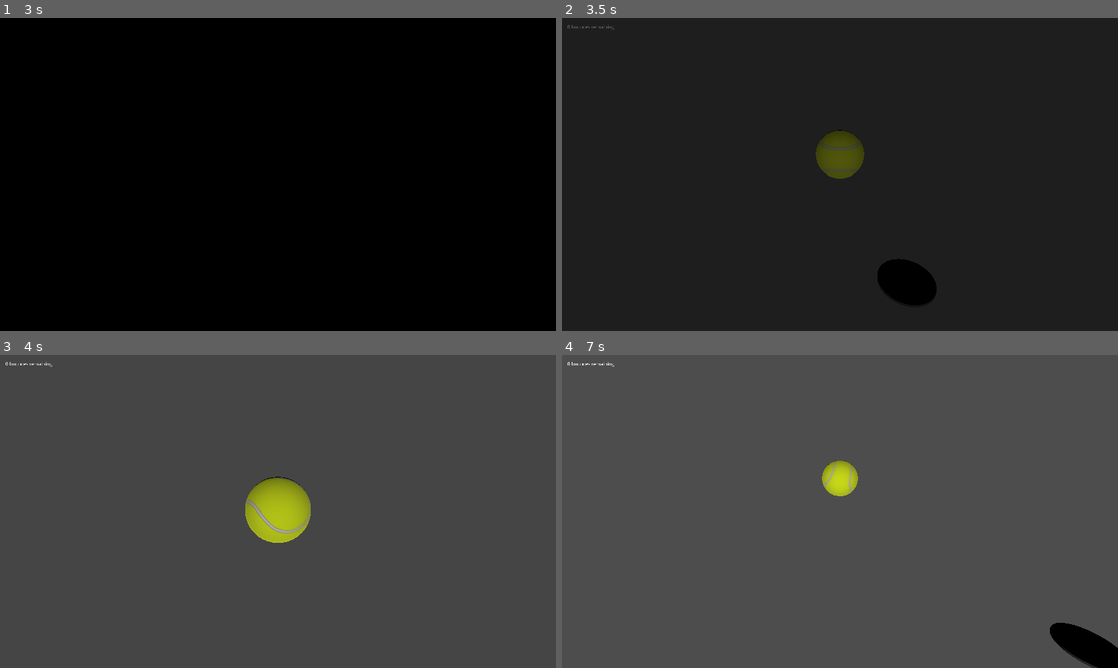
Above: before the commit, frames 1-4 (two rows, left to right).
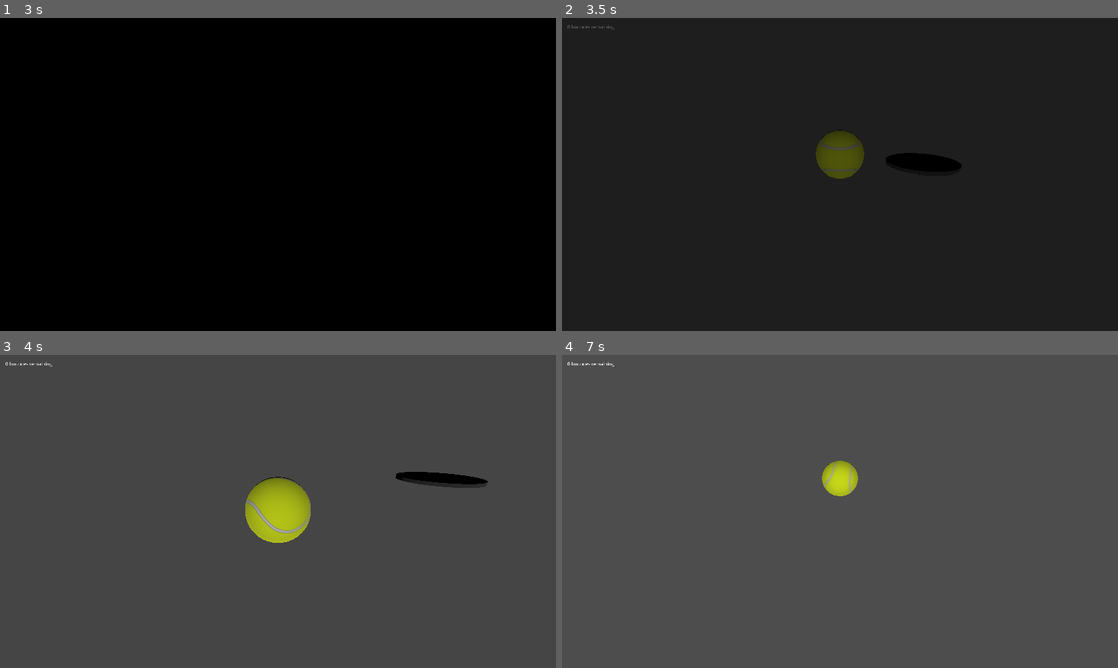
Above: after the commit, the same moments.

Repository: boredchef/bounce-back
Game: Godot game, scene res://Function Scenes (Menu, UI, etc)/Menu/menu.tscn
The game is run twice, just before and just after one commit, with the same random seed, the same clock (stepped at 60 frames per second) and the same inputs.
Inputs (mouse positions are in pixels of both pictures, inside the frame that each line leads up to):
- Up to frame 1 (3 s): click "Play" at 0.5 s; click (55, 143) at 1.25 s; hold D (Right) 2.03-2.78 s; tap Enter at 2.75 s; hold S (Down) from 2.78 s (still down)
- Up to frame 2 (3.5 s): keep holding S (Down)
- Up to frame 3 (4 s): release S (Down) at 3.53 s; hold D (Right) from 3.53 s (still down)
- Up to frame 4 (7 s): release D (Right) at 4.28 s; hold W (Up) 4.28-5.03 s; hold A (Left) 5.03-6.53 s; hold S (Down) from 6.53 s (still down)

Frame 1 is identical in both runs. In frame 2, 1.8% of the frame differs, in the area x 56-72%, y 43-92%; in frame 3, 0.6%; in frame 4, 1.1%.

Commit message:
I am Niko Oneshot and I approve this message II

Diff:
--- a/bounce-back/Elements/Trampoline on God/trampoline_checkpoint.gd
+++ b/bounce-back/Elements/Trampoline on God/trampoline_checkpoint.gd
@@ -3,7 +3,7 @@
 @export var checkpoint = Vector3(0,0,0)
 @export var launch_force = 15
 func _on_area_3d_body_entered(body: Node3D) -> void:
-	if body.name == "player":
+	if body.name == "Player":
 		body.launch(launch_force)
 	if checkpoint != Vector3.ZERO:
 		GameController.respawn_vector = checkpoint
--- a/bounce-back/Levels/level_4.tscn
+++ b/bounce-back/Levels/level_4.tscn
@@ -2,12 +2,72 @@
 
 [ext_resource type="PackedScene" uid="uid://dpyakersvlvjj" path="res://Elements/Player/player.tscn" id="1_ftfcu"]
 [ext_resource type="PackedScene" uid="uid://do028lkniieeb" path="res://level_complete.tscn" id="2_e78ah"]
+[ext_resource type="Script" uid="uid://re5wqeiheebp" path="res://moving_platform.gd" id="3_t60mx"]
+[ext_resource type="Script" uid="uid://d3gxpf1afxhfa" path="res://Elements/Trampoline on God/trampoline_checkpoint.gd" id="4_ujo87"]
+[ext_resource type="Texture2D" uid="uid://b3kc2xyjcq1nj" path="res://Sprites/seamless-curve-lines-motifs-pattern-contemporary-decoration-for-interior-exterior-carpet-textile-garment-cloth-silk-tile-plastic-paper-wrapping-wallpaper-background-ect-vector.jpg" id="5_hvgxt"]
 
 [sub_resource type="WorldBoundaryShape3D" id="WorldBoundaryShape3D_tb2w5"]
+
+[sub_resource type="CylinderShape3D" id="CylinderShape3D_tb2w5"]
+height = 0.07946777
+radius = 0.8876953
+
+[sub_resource type="StandardMaterial3D" id="StandardMaterial3D_47i5a"]
+albedo_texture = ExtResource("5_hvgxt")
+
+[sub_resource type="CylinderMesh" id="CylinderMesh_v8ptl"]
+material = SubResource("StandardMaterial3D_47i5a")
+top_radius = 0.888
+bottom_radius = 0.888
+height = 0.08
+
+[sub_resource type="Animation" id="Animation_jcjkn"]
+length = 0.001
+tracks/0/type = "value"
+tracks/0/imported = false
+tracks/0/enabled = true
+tracks/0/path = NodePath("Path3D/PathFollow3D:progress_ratio")
+tracks/0/interp = 1
+tracks/0/loop_wrap = true
+tracks/0/keys = {
+"times": PackedFloat32Array(0),
+"transitions": PackedFloat32Array(1),
+"update": 0,
+"values": [0.0]
+}
+
+[sub_resource type="Animation" id="Animation_kin2i"]
+resource_name = "move_along_path"
+tracks/0/type = "value"
+tracks/0/imported = false
+tracks/0/enabled = true
+tracks/0/path = NodePath("Path3D/PathFollow3D:progress_ratio")
+tracks/0/interp = 1
+tracks/0/loop_wrap = true
+tracks/0/keys = {
+"times": PackedFloat32Array(0, 1),
+"transitions": PackedFloat32Array(1, 1),
+"update": 0,
+"values": [0.0, 1.0]
+}
+
+[sub_resource type="AnimationLibrary" id="AnimationLibrary_qbj6g"]
+_data = {
+&"RESET": SubResource("Animation_jcjkn"),
+&"move_along_path": SubResource("Animation_kin2i")
+}
+
+[sub_resource type="Curve3D" id="Curve3D_hvgxt"]
+_data = {
+"points": PackedVector3Array(0, 0, 0, 0, 0, 0, 0, 0, 0, 0, 0, 0, 0, 0, 0, 0, 15, 0),
+"tilts": PackedFloat32Array(0, 0)
+}
+point_count = 2
 
 [node name="Level4" type="Node3D" unique_id=719727806]
 
 [node name="Player" parent="." unique_id=526610686 instance=ExtResource("1_ftfcu")]
+transform = Transform3D(1, 0, 0, 0, 1, 0, 0, 0, 1, 0, 9.092548, 2.6119916)
 
 [node name="StaticBody3D" type="StaticBody3D" parent="." unique_id=244245329]
 transform = Transform3D(1, 0, 0, 0, 1, 0, 0, 0, 1, 0, -1.1946962, 0)
@@ -20,3 +80,44 @@
 
 [node name="Area3D" parent="." unique_id=536826463 instance=ExtResource("2_e78ah")]
 transform = Transform3D(1, 0, 0, 0, 1, 0, 0, 0, 1, 6.422295, 0, 0)
+level = 4
+
+[node name="Moving Platform" type="Node3D" parent="." unique_id=1393809622]
+transform = Transform3D(0.999991, -0.004004709, 0.0013808325, 0.004009738, 0.9999853, -0.0036559862, -0.0013661612, 0.003661494, 0.9999924, 0, 1.4452085, 0)
+script = ExtResource("3_t60mx")
+speed = 2.495
+time_to_complete_paths = 13.0
+
+[node name="Trampoline Checkpoint" type="Node3D" parent="Moving Platform" unique_id=96018135]
+script = ExtResource("4_ujo87")
+
+[node name="Area3D" type="Area3D" parent="Moving Platform/Trampoline Checkpoint" unique_id=1467098173]
+transform = Transform3D(1, -5.588845e-10, 2.3283064e-10, -5.1841198e-11, 1, 0, -1.1641532e-10, 0, 0.99999994, 0.0001335293, 0.033300757, -0.00012174947)
+
+[node name="CollisionShape3D" type="CollisionShape3D" parent="Moving Platform/Trampoline Checkpoint/Area3D" unique_id=1111801282]
+transform = Transform3D(1, 0, 0, 0, 1, 0, 0, 0, 1, 0, -0.0016479492, 0)
+shape = SubResource("CylinderShape3D_tb2w5")
+debug_color = Color(0.94364166, 5.4869056e-06, 0.60294896, 0.41960785)
+
+[node name="StaticBody3D" type="StaticBody3D" parent="Moving Platform/Trampoline Checkpoint" unique_id=1542870229]
+transform = Transform3D(1, 0, 0, 0, 1, 0, 0, 0, 1, 0, -0.015981197, 0)
+
+[node name="CollisionShape3D2" type="CollisionShape3D" parent="Moving Platform/Trampoline Checkpoint/StaticBody3D" unique_id=2047712885]
+transform = Transform3D(1, 0, 0, 0, 1, 0, 0, 0, 1, 0, -0.0016479492, 0)
+shape = SubResource("CylinderShape3D_tb2w5")
+debug_color = Color(0.94364166, 5.4869056e-06, 0.60294896, 0.41960785)
+
+[node name="MeshInstance3D" type="MeshInstance3D" parent="Moving Platform/Trampoline Checkpoint/StaticBody3D/CollisionShape3D2" unique_id=1111672059]
+transform = Transform3D(1, 0, 0, 0, 1, 0, 0, 0, 1, 0, -0.009582311, 0)
+mesh = SubResource("CylinderMesh_v8ptl")
+
+[node name="AnimationPlayer" type="AnimationPlayer" parent="Moving Platform" unique_id=304888767]
+libraries/ = SubResource("AnimationLibrary_qbj6g")
+
+[node name="Path3D" type="Path3D" parent="Moving Platform" unique_id=796345287]
+curve = SubResource("Curve3D_hvgxt")
+
+[node name="PathFollow3D" type="PathFollow3D" parent="Moving Platform/Path3D" unique_id=2033501963]
+transform = Transform3D(-4.371139e-08, 1, -4.371139e-08, 0, -4.371139e-08, -1, -1, -4.371139e-08, 1.9106855e-15, 0, 0, 0)
+
+[connection signal="body_entered" from="Moving Platform/Trampoline Checkpoint/Area3D" to="Moving Platform/Trampoline Checkpoint" method="_on_area_3d_body_entered"]
--- a/bounce-back/level_complete.gd
+++ b/bounce-back/level_complete.gd
@@ -6,8 +6,9 @@
 	print(body.name)
 	if body.name == "Player":
 		$"CollisionShape3D".disabled = true
+		confetti.position.y = body.position.y
 		confetti.emitting = true
-		$Timer.start(1.5)
+		$Timer.start()
 
 func _on_timer_timeout() -> void:
 	GameController.level_beat = level
